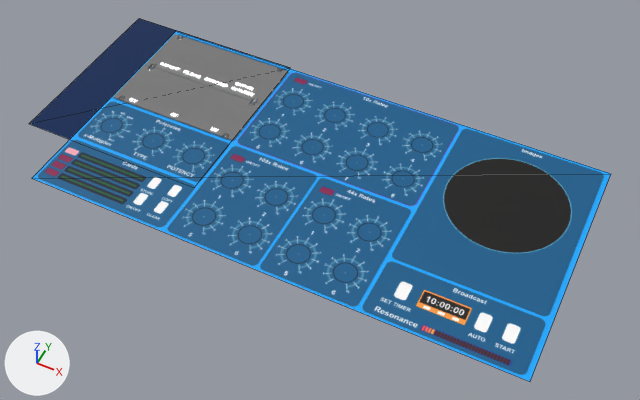
What one commit did to the glTF model BLENDER/Prototype.glb.
Both versions are drawn from a camera (50 mm lens) standing at (39.5, -45.5, 50.6) and looking at (18.1, -2.7, -2.8). Arrows for +X, +Y and +Z are at lower left; the lights stay in place. Mesh edges are drawn as thin lines on the coarser meshes. Where no turn or scale is listed for an object, it has been applied to the vertices. Vertices at the same position are counted once.

Objects in the first picture: 'LAYOUT', 'PLATE2.003', 'PLATE2.005', 'Plane'.
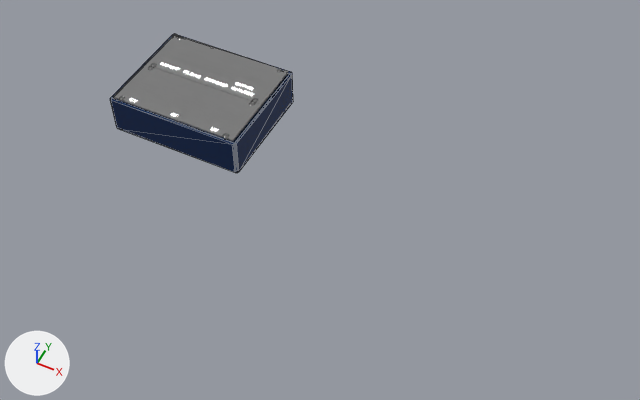
The change, as a list of edits to the scene's bpy script:
```text
Change me_plane_010:
    used by ob_plane; location = (1.79, 0.0, -0.15); scale = (8.05, 8.05, 8.05)
    remove me_plane_010.from_pydata(...)  # 4 vertices, 2 faces; spans x -1.0..1.0, y -1.0..1.0, z 0.0
    add me_plane_010.from_pydata(...)  # 52 vertices, 98 faces; spans x -1.0..0.48, y -0.25..0.96, z -0.01..0.39
    me_plane_010 part 1: the whole mesh is rebuilt
Change ob_plane:
    ob_plane.location: (1.79, 0.0, -0.15) -> (6.25, -0.41, -3.46)
    ob_plane.scale: (8.05, 8.05, 8.05) -> (8.41, 8.41, 8.41)
Remove ob_layout:
    ob_layout = bpy.data.objects.new('LAYOUT', me_layout)
    ob_layout.location = (18.17, -2.51, -0.12)
```

Location of each change, (x1, y1, x2, y2) in pixels of the pictures (640 x 400 px):
'LAYOUT', deleted (blue)
    before: (32, 31, 611, 382)
'Plane', reshaped, moved, rescaled
    before: (29, 18, 290, 139)
    after: (110, 34, 293, 173)
